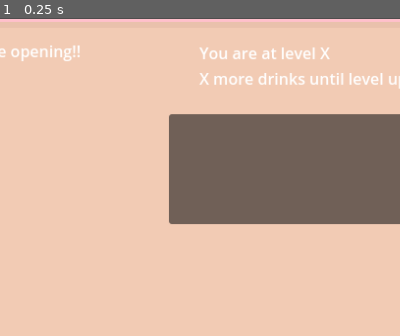
Above: before the commit, frame 1.
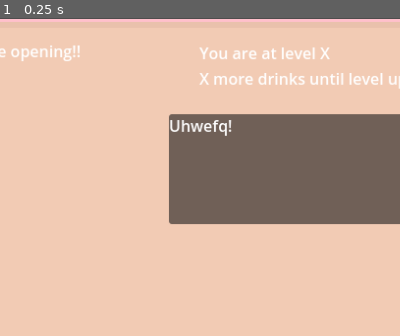
Above: after the commit, the same moment.

Repository: aylabaguette/40sGame
Game: Godot game, scene res://scenes/main.tscn
Same seed, same stepped clock (60 frames per second), same inputs: the game is played once before the commit and once after it.
Inputs:
- Up to frame 1 (0.25 s): no input
The pictures show only the part of the screen within x 33-83%, y 0-50%; the shares and areas given below are measured in that part.

The runs differ from the first frame. In frame 1, 0.3% of the frame differs, in the area x 42-58%, y 32-38%.

Commit message:
speechbubble?!

Diff:
--- a/40s-game/scenes/Shop.tscn
+++ b/40s-game/scenes/Shop.tscn
@@ -103,14 +103,14 @@
 offset_right = 747.0
 offset_bottom = 210.0
 
+[node name="Portrait" type="TextureRect" parent="SpeechBubble/Panel"]
+layout_mode = 0
+offset_right = 309.0
+offset_bottom = 112.0
+
 [node name="Label" type="Label" parent="SpeechBubble/Panel"]
 layout_mode = 0
 offset_right = 308.0
 offset_bottom = 111.0
 
-[node name="TextureRect" type="TextureRect" parent="SpeechBubble/Panel/Label"]
-layout_mode = 0
-offset_right = 309.0
-offset_bottom = 112.0
-
 [connection signal="pressed" from="Button" to="." method="_on_button_pressed"]
--- a/40s-game/scenes/SpeechBubble.gd
+++ b/40s-game/scenes/SpeechBubble.gd
@@ -1,31 +1,32 @@
 extends Node2D
 
-@onready var label: Label = $Panel/Label # Reference to the Label node
-@onready var textureRect: TextureRect = $Panel/Label/TextureRect
-@onready var speechBubble: Node2D = $"."
+#@onready var label: Label = $Panel/Label # Reference to the Label node
+#@onready var speechBubble: Node2D = $"."
 
+@onready var portrait: TextureRect = $Panel/Portrait
+@onready var text_label: Label = $Panel/Label
+@onready var panel: Panel = $Panel
 
 # Called when the node enters the scene tree for the first time.
 func _ready() -> void:
-	# Access the global variables!!
-	var toppings = SignalBus.unlockedToppings
-	var drinks = SignalBus.unlockedDrinks
-
-	# this works, image shows up at runtime
-	const BROWN_SUGAR = preload("res://sprites/kitchen/toppings - dispenser/brown sugar.PNG")
-	var flavourPicked = BROWN_SUGAR
-	$Panel/Label/TextureRect.texture = flavourPicked
-	#var toppingPicked =
-
-	#Show the speech bubble with the message
-	#var message = toppings
-	#speechBubble.setBubble(message)
+	print("portrait: ", portrait)
+	print("text_label: ", text_label)
+	var x = "res://sprites/kitchen/toppings - dispenser/brown sugar.PNG"
+	var message = "Uhwefq!"
+	set_speech(x, message)
 
 
 # Called every frame. 'delta' is the elapsed time since the previous frame.
 func _process(delta: float) -> void:
 	pass
 
-func setBubble(text: String) -> void:
-	pass
-	label.text = text  # Set the text in the Label
+
+func set_speech(image_path: String, dialogue_text: String)-> void:
+	#portrait.texture = load(image_path)
+	#text_label.text = dialogue_text
+	var tex = load(image_path)
+	if tex:
+		portrait.texture = tex
+	else:
+		push_error("Couldn't load image: " + image_path)
+	text_label.text = dialogue_text
Not shown, changed: 40s-game/.DS_Store
